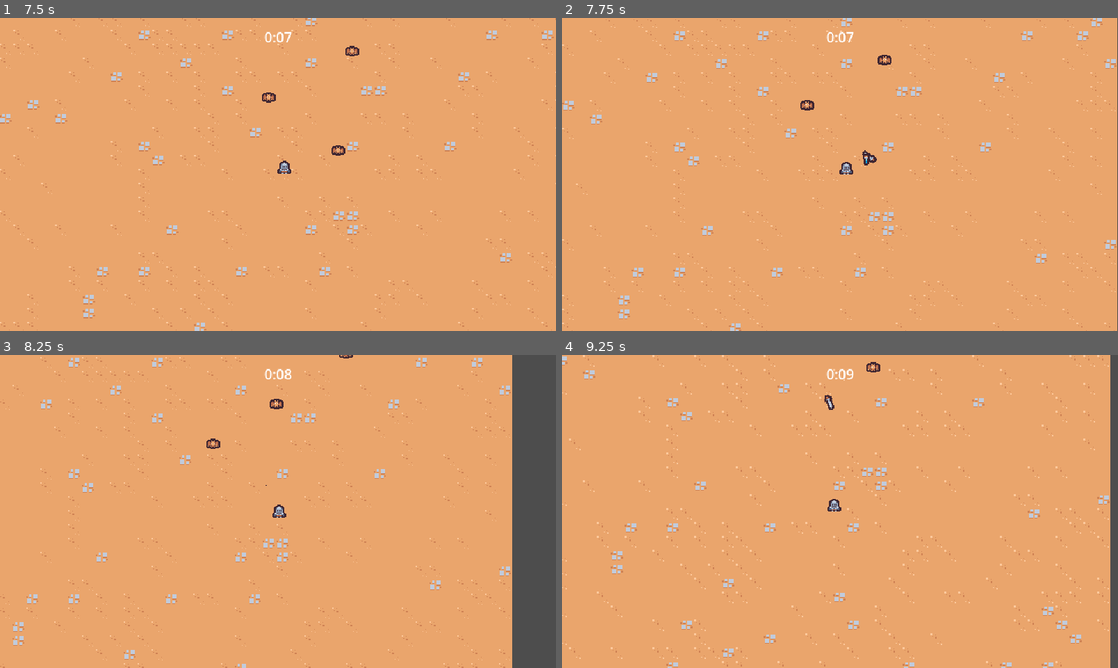
Above: before the commit, frames 1-4 (two rows, left to right).
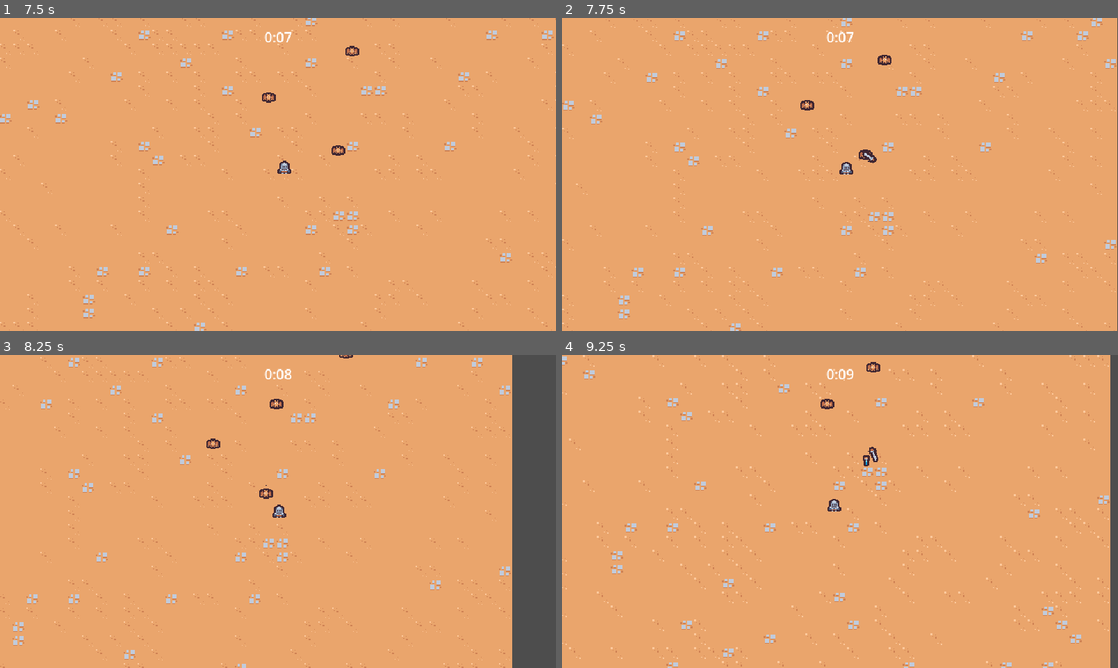
Above: after the commit, the same moments.

Repository: Osama-cs/GameDevPractise
Game: Godot game, scene res://scenes/main/main.tscn
The game is run twice, just before and just after one commit, with the same random seed, the same clock (stepped at 60 frames per second) and the same inputs.
Inputs:
- Up to frame 1 (7.5 s): hold D (move_right) 0.53-1.28 s; hold S (move_down) 1.28-2.03 s; hold D (move_right) 2.03-2.78 s; hold W (move_up) 2.78-3.53 s; hold A (move_left) 3.53-5.03 s; hold S (move_down) 5.03-5.78 s; hold D (move_right) 5.78-6.53 s; hold W (move_up) 6.53-7.28 s; hold D (move_right) from 7.28 s (still down)
- Up to frame 2 (7.75 s): keep holding D (move_right)
- Up to frame 3 (8.25 s): release D (move_right) at 8.03 s; hold S (move_down) from 8.03 s (still down)
- Up to frame 4 (9.25 s): release S (move_down) at 8.78 s; hold A (move_left) from 8.78 s (still down)

Frame 1 is identical in both runs. In frame 2, less than 0.1% of the frame differs, in the area x 53-56%, y 42-48%; in frame 3, less than 0.1%; in frame 4, 0.2%, in the area x 46-57%, y 12-36%.

Commit message:
Added damage values to the game
Have added hurtbox and hitboxs to the games as well so the code is segmented.

Diff:
--- /dev/null
+++ b/scenes/ability/sword_ability/sword_ability.gd
@@ -0,0 +1,4 @@
+extends Node2D
+class_name SwordAbility
+
+@onready var hitbox_component: HitboxComponent = $HitboxComponent
--- a/scenes/ability/sword_ability/sword_ability.tscn
+++ b/scenes/ability/sword_ability/sword_ability.tscn
@@ -1,6 +1,8 @@
-[gd_scene load_steps=6 format=3 uid="uid://chd847a5hh642"]
+[gd_scene load_steps=8 format=3 uid="uid://chd847a5hh642"]
 
+[ext_resource type="Script" path="res://scenes/ability/sword_ability/sword_ability.gd" id="1_eyare"]
 [ext_resource type="Texture2D" uid="uid://b0n5fth57k17n" path="res://scenes/ability/sword_ability/sword.png" id="1_wb7y8"]
+[ext_resource type="PackedScene" uid="uid://dnjhe3jfj4njt" path="res://scenes/component/hitbox_component.tscn" id="2_hjswa"]
 
 [sub_resource type="Animation" id="Animation_end8v"]
 length = 0.75
@@ -32,7 +34,7 @@
 tracks/2/type = "value"
 tracks/2/imported = false
 tracks/2/enabled = true
-tracks/2/path = NodePath("Area2D/CollisionShape2D:disabled")
+tracks/2/path = NodePath("HitboxComponent/CollisionShape2D:disabled")
 tracks/2/interp = 1
 tracks/2/loop_wrap = true
 tracks/2/keys = {
@@ -87,7 +89,7 @@
 tracks/3/type = "value"
 tracks/3/imported = false
 tracks/3/enabled = true
-tracks/3/path = NodePath("Area2D/CollisionShape2D:disabled")
+tracks/3/path = NodePath("HitboxComponent/CollisionShape2D:disabled")
 tracks/3/interp = 1
 tracks/3/loop_wrap = true
 tracks/3/keys = {
@@ -103,10 +105,11 @@
 "swing": SubResource("Animation_v3rjh")
 }
 
-[sub_resource type="RectangleShape2D" id="RectangleShape2D_qwepm"]
+[sub_resource type="RectangleShape2D" id="RectangleShape2D_7v05g"]
 size = Vector2(30, 30)
 
 [node name="SwordAbility" type="Node2D"]
+script = ExtResource("1_eyare")
 
 [node name="AnimationPlayer" type="AnimationPlayer" parent="."]
 libraries = {
@@ -120,11 +123,9 @@
 texture = ExtResource("1_wb7y8")
 offset = Vector2(0, -4)
 
-[node name="Area2D" type="Area2D" parent="."]
-collision_layer = 4
-collision_mask = 0
+[node name="HitboxComponent" parent="." instance=ExtResource("2_hjswa")]
 
-[node name="CollisionShape2D" type="CollisionShape2D" parent="Area2D"]
+[node name="CollisionShape2D" type="CollisionShape2D" parent="HitboxComponent"]
 position = Vector2(15, 0)
-shape = SubResource("RectangleShape2D_qwepm")
+shape = SubResource("RectangleShape2D_7v05g")
 disabled = true
--- a/scenes/ability/sword_ability_controller/sword_ability_controller.gd
+++ b/scenes/ability/sword_ability_controller/sword_ability_controller.gd
@@ -4,7 +4,9 @@
 
 const MAX_RANGE = 150
 
+
 @export var sword_ability: PackedScene
+var damage = 5
 
 # Called when the node enters the scene tree for the first time.
 func _ready():
@@ -30,8 +32,9 @@
 		return a_distance < b_distance
 	)
 
-	var sword_instance = sword_ability.instantiate() as Node2D
+	var sword_instance = sword_ability.instantiate() as SwordAbility
 	player.get_parent().add_child(sword_instance)
+	sword_instance.hitbox_component.damage = damage
 	sword_instance.global_position = enemies[0].global_position
 	sword_instance.global_position += Vector2.RIGHT.rotated(randf_range(0, TAU)) * 4
 
--- /dev/null
+++ b/scenes/component/hitbox_component.gd
@@ -0,0 +1,4 @@
+extends Area2D
+class_name HitboxComponent
+
+var damage = 0
--- /dev/null
+++ b/scenes/component/hitbox_component.tscn
@@ -0,0 +1,8 @@
+[gd_scene load_steps=2 format=3 uid="uid://dnjhe3jfj4njt"]
+
+[ext_resource type="Script" path="res://scenes/component/hitbox_component.gd" id="1_nttpv"]
+
+[node name="HitboxComponent" type="Area2D"]
+collision_layer = 4
+collision_mask = 0
+script = ExtResource("1_nttpv")
--- /dev/null
+++ b/scenes/component/hurtbox_component.gd
@@ -0,0 +1,19 @@
+extends Area2D
+class_name HurtboxComponent
+
+@export var health_component: Node
+
+
+func _ready():
+	area_entered.connect(on_area_entered)
+
+
+func on_area_entered(other_area: Area2D):
+	if not other_area is HitboxComponent:
+		return
+
+	if health_component == null:
+		return
+
+	var hitbox_component = other_area as HitboxComponent
+	health_component.damage(hitbox_component.damage)
--- /dev/null
+++ b/scenes/component/hurtbox_component.tscn
@@ -0,0 +1,8 @@
+[gd_scene load_steps=2 format=3 uid="uid://bv0ffi0jje15y"]
+
+[ext_resource type="Script" path="res://scenes/component/hurtbox_component.gd" id="1_k58b0"]
+
+[node name="HurtboxComponent" type="Area2D"]
+collision_layer = 0
+collision_mask = 4
+script = ExtResource("1_k58b0")
--- a/scenes/game_object/basic_enemy/basic_enemy.gd
+++ b/scenes/game_object/basic_enemy/basic_enemy.gd
@@ -6,12 +6,6 @@
 @onready var health_component: HealthComponent = $HealthComponent
 
 
-# Called when the node enters the scene tree for the first time.
-func _ready():
-	$Area2D.area_entered.connect(on_area_entered)
-
-
-# Called every frame. 'delta' is the elapsed time since the previous frame.
 func _process(delta):
 	var direction = get_direction_to_player()
 	velocity = direction * MAX_SPEED
@@ -23,7 +17,3 @@
 	if player_node != null:
 		return (player_node.global_position - global_position).normalized()
 	return Vector2.ZERO
-
-
-func on_area_entered(other_area: Area2D):
-	health_component.damage(100)
--- a/scenes/game_object/basic_enemy/basic_enemy.tscn
+++ b/scenes/game_object/basic_enemy/basic_enemy.tscn
@@ -1,11 +1,12 @@
-[gd_scene load_steps=7 format=3 uid="uid://demfmrdh6vcnj"]
+[gd_scene load_steps=8 format=3 uid="uid://demfmrdh6vcnj"]
 
 [ext_resource type="Texture2D" uid="uid://dct10bdhv4jdo" path="res://scenes/game_object/basic_enemy/basic_enemy.png" id="1_3ukm1"]
 [ext_resource type="Script" path="res://scenes/game_object/basic_enemy/basic_enemy.gd" id="1_qme3c"]
 [ext_resource type="PackedScene" uid="uid://bwfxrp0t0rmss" path="res://scenes/component/health_component.tscn" id="2_cyuah"]
 [ext_resource type="PackedScene" uid="uid://dmqf0w320m34r" path="res://scenes/component/vial_drop_component.tscn" id="3_omuwd"]
+[ext_resource type="PackedScene" uid="uid://bv0ffi0jje15y" path="res://scenes/component/hurtbox_component.tscn" id="4_h45uf"]
 
-[sub_resource type="CircleShape2D" id="CircleShape2D_lyvr0"]
+[sub_resource type="CircleShape2D" id="CircleShape2D_dc3je"]
 radius = 12.0
 
 [sub_resource type="CircleShape2D" id="CircleShape2D_32oy1"]
@@ -22,13 +23,12 @@
 [node name="VialDropComponent" parent="." node_paths=PackedStringArray("health_component") instance=ExtResource("3_omuwd")]
 health_component = NodePath("../HealthComponent")
 
-[node name="Area2D" type="Area2D" parent="."]
-collision_layer = 0
-collision_mask = 4
+[node name="HurtboxComponent" parent="." node_paths=PackedStringArray("health_component") instance=ExtResource("4_h45uf")]
+health_component = NodePath("../HealthComponent")
 
-[node name="CollisionShape2D" type="CollisionShape2D" parent="Area2D"]
+[node name="CollisionShape2D" type="CollisionShape2D" parent="HurtboxComponent"]
 position = Vector2(0, -5)
-shape = SubResource("CircleShape2D_lyvr0")
+shape = SubResource("CircleShape2D_dc3je")
 
 [node name="Sprite2D" type="Sprite2D" parent="."]
 texture = ExtResource("1_3ukm1")
